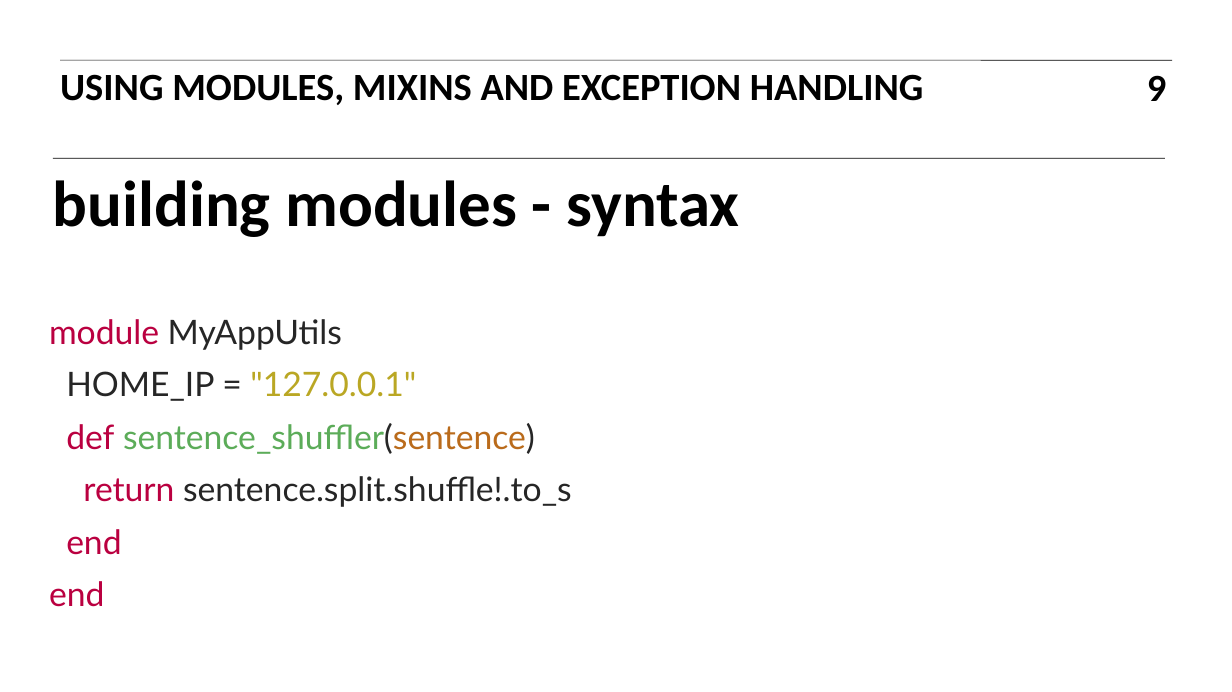
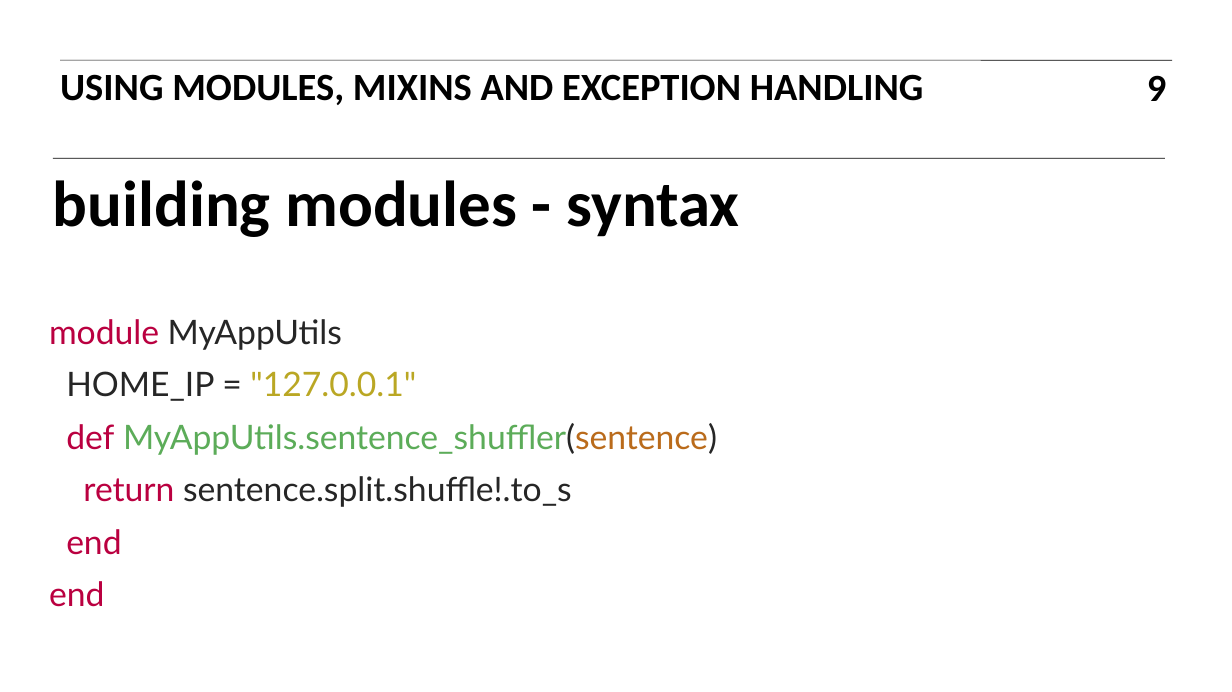
Before and after one commit to TravisGriffiths/ITR-BOS-01, a slide deck: slide 9 of Slides/07_ITR_slides.ppt. Drawn at 1232x692 pixels with LibreOffice and Linux fonts; fonts in the diff are those of the drawing. Boxes give left, top, right and bottom in pixels: in the first picture for what was removed or moved away, otherwise in the second. Text is boxed around its words. In the diff, an @@ line names an element or a change of style, - is before the commit and + after.

```diff
--- a/Slides/07_ITR_slides.ppt
+++ b/Slides/07_ITR_slides.ppt
@@ text at (x1=66, y1=423, x2=717, y2=455): text changed @@
-def sentence_shuffler(sentence)
+def MyAppUtils.sentence_shuffler(sentence)
```
Also in this commit, not shown: 1 other slide changed, 2 other files.
